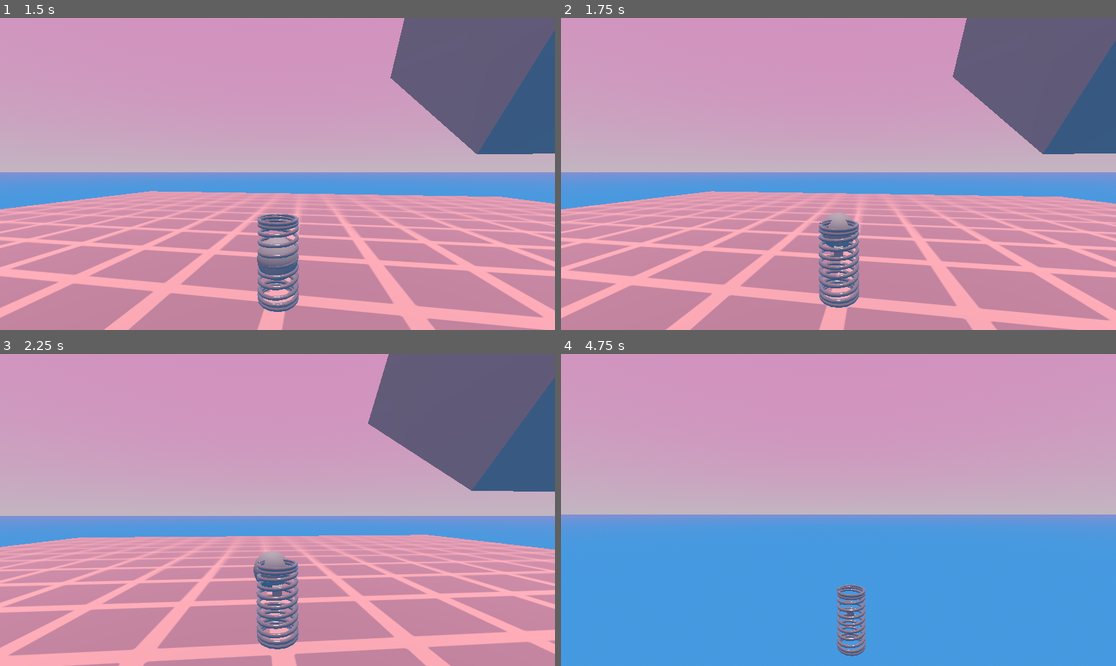
Above: before the commit, frames 1-4 (two rows, left to right).
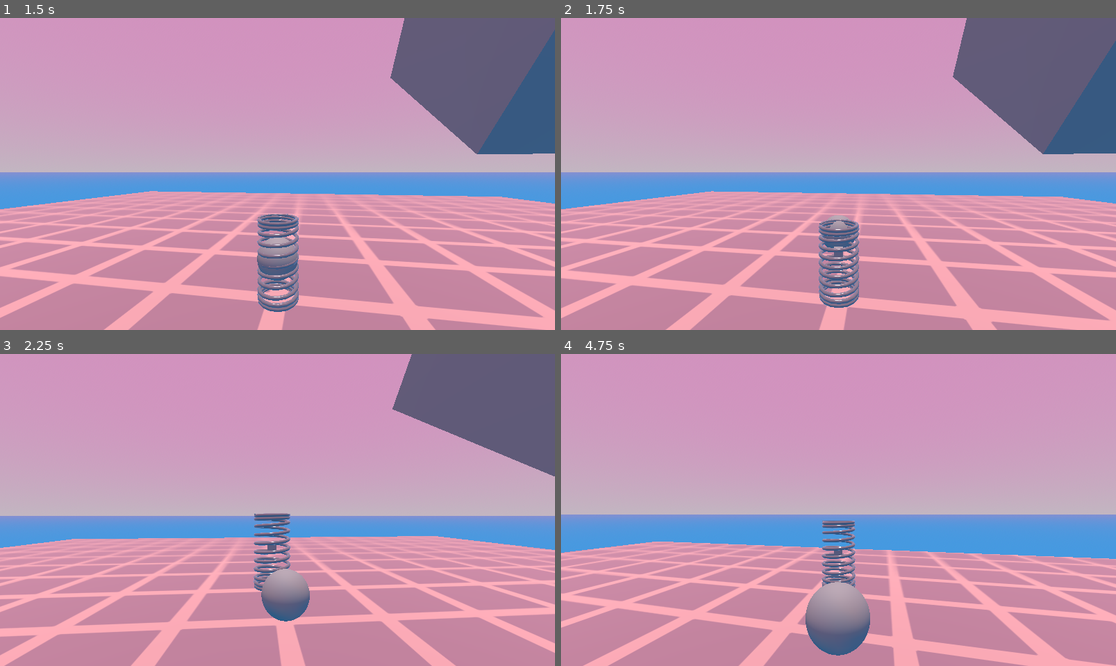
Above: after the commit, the same moments.

Repository: Althories/springstar
Game: Godot game, scene res://Scenes/Levels/main.tscn
The game is run twice, just before and just after one commit, with the same random seed, the same clock (stepped at 60 frames per second) and the same inputs.
Inputs (mouse positions are in pixels of both pictures, inside the frame that each line leads up to):
- Up to frame 1 (1.5 s): move the mouse to (305, 174) at 0.52 s; hold Space (jump) 0.53-1.28 s; hold W (move_forward) from 0.53 s (still down); move the mouse to (249, 174) at 1.27 s; click (249, 174) at 1.35 s
- Up to frame 2 (1.75 s): keep holding W (move_forward); tap Space (jump) at 1.52, 1.55 s
- Up to frame 3 (2.25 s): keep holding W (move_forward); tap Space (jump) at 1.82 s; move the mouse to (288, 503) at 2.02 s; hold Space (jump) from 2.03 s (still down)
- Up to frame 4 (4.75 s): keep holding W (move_forward); move the mouse to (832, 516) at 2.77 s; release Space (jump) at 2.78 s; click (832, 516) at 2.85 s; tap Space (jump) at 3.02, 3.05, 3.32, 4.52, 4.55 s; move the mouse to (877, 513) at 3.52 s; hold Space (jump) 3.53-4.28 s; move the mouse to (794, 506) at 4.27 s; click (794, 506) at 4.35 s

Frame 1 is identical in both runs. In frame 2, 0.3% of the frame differs, in the area x 9-100%, y 2-93%; in frame 3, 21%; in frame 4, 37%, in the area x 0-100%, y 53-100%.

Commit message:
Tweaked some values

Diff:
--- a/Scripts/SpringCharacter/spring_script.gd
+++ b/Scripts/SpringCharacter/spring_script.gd
@@ -2,7 +2,9 @@
 
 const SPEED = 5.0
 const JUMP_IDLE_IMPULSE = 4.5
-const JUMP_CHARGE_IMPULSE = 0.5
+const JUMP_CHARGE_IMPULSE = 2.0
+const AIM_VERTICAL_OFFSET = 0.2
+const AIM_VERTICAL_MINIMUM = 0.2
 const JUMP_CHARGE_RATE = 0.4
 const JUMP_CHARGE_POWER_MAX = 18.0
 const CAMERA_VERTICAL_OFFSET = 1.0
@@ -32,7 +34,7 @@
 	if event is InputEventMouseMotion:
 		rotate_y(deg_to_rad(-event.relative.x * sens))
 		camPivot.rotate_x(deg_to_rad(-event.relative.y * sens))
-		camPivot.rotation.x = clamp(camPivot.rotation.x, deg_to_rad(-75), deg_to_rad(60))
+		camPivot.rotation.x = clamp(camPivot.rotation.x, deg_to_rad(-75), deg_to_rad(75))
 	if event.is_action_pressed("ui_cancel"):	#bound to esc by default
 		Input.mouse_mode = Input.MOUSE_MODE_VISIBLE	#mouse made visible, can go outside game window
 	if event.is_action_pressed("reset"):
@@ -87,7 +89,9 @@
 func charge_jump() -> void:
 	'''Execute a charge jump in the direction the camera is facing.'''
 	aim_vector = Vector3(
-		0, max(0, camPivot.rotation.x) + JUMP_CHARGE_IMPULSE, -1).rotated(Vector3(0, 1, 0),
+		0,
+		max((AIM_VERTICAL_OFFSET + camPivot.rotation.x), AIM_VERTICAL_MINIMUM) * JUMP_CHARGE_IMPULSE,
+		-1).rotated(Vector3(0, 1, 0),
 		rotation.y).normalized()
 	# debug lines ====
 	$aimIndicator.top_level = true
